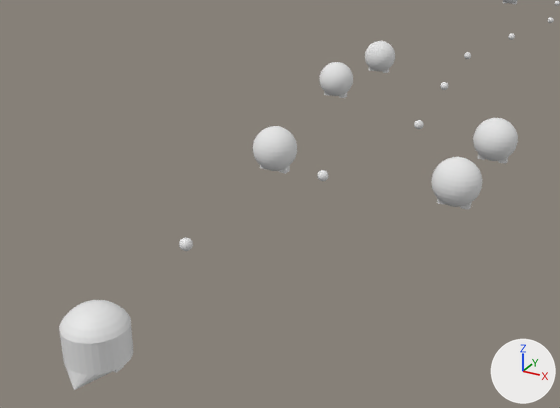
Before and after pictures for a commit that changed the Blender file project/resources/stages/stage1.blend.
Camera for both pictures: a camera (50 mm lens) standing at (13.8, -13.7, 12.7) and looking at (4.4, 3.4, 4.1). Arrows for +X, +Y and +Z are at lower right; the lights stay in place. The picture after the commit comes second.

The first picture shows 'EnemySpawn', 'EnemySpawn.001', 'EnemySpawn.002', 'EnemySpawn.003', 'EnemySpawn.004', 'PlayerSpawn' and 6 more.
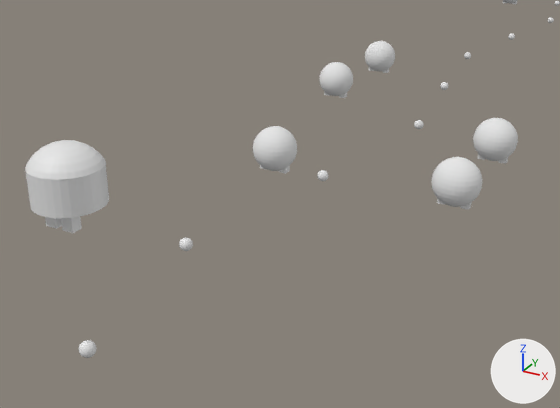
What differs and where, as boxes (x1, y1, x2, y2) in the pictures (560 x 408 px):
```json
{"object": "PlayerSpawn", "change": "moved, turned", "before": [59, 300, 133, 390], "after": [25, 140, 109, 233]}
```

Edits to the scene script, one JSON object a line:
```json
{"op": "set", "path": "ob_playerspawn.location", "old": "(0.0, 0.42, 0.0)", "new": "(0.0, 0.0, 5.0)"}
{"op": "set", "path": "ob_playerspawn.rotation_euler", "old": "(0.0, 0.0, 0.0)", "new": "(0.0, 0.0, 3.142)", "note": "degrees (0, 0, 0) -> degrees (0, 0, 180)"}
```
